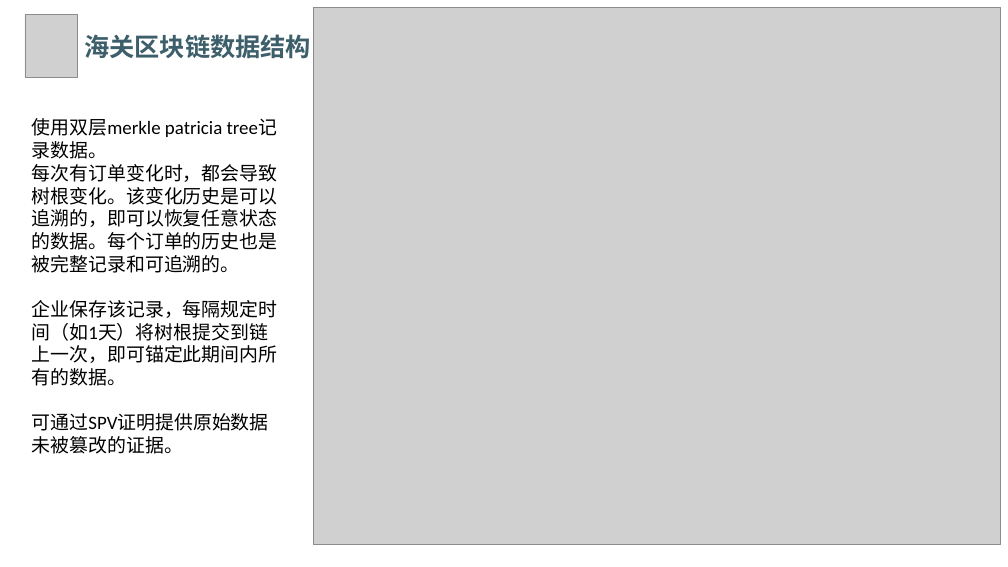
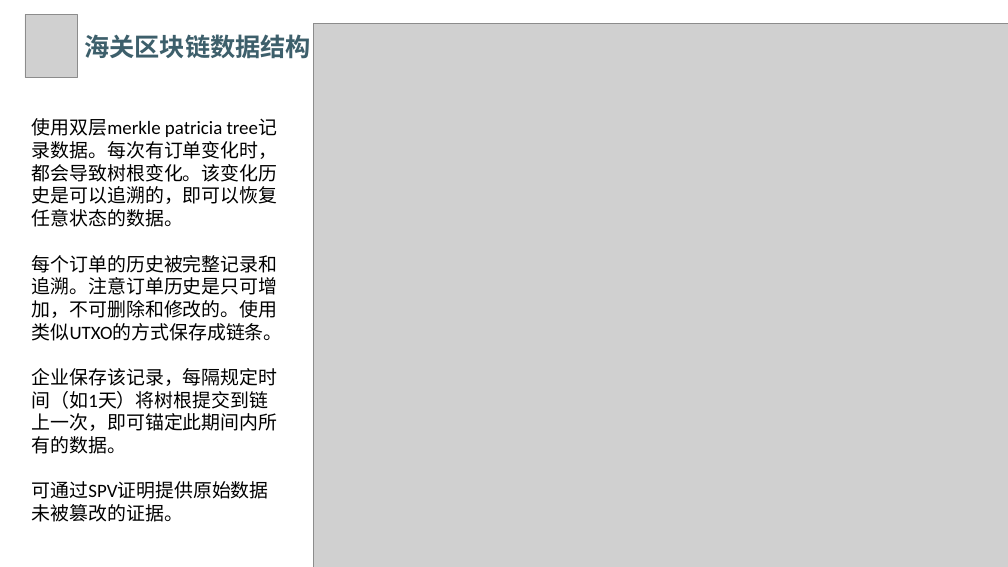
Before and after one commit to maodaishan/eos_doc, a slide deck: slide 26 of 其他ppt等/区块链介绍及个人项目介绍.pptx. Drawn at 1008x567 pixels with LibreOffice and Linux fonts; fonts in the diff are those of the drawing; grey boxes stand for pictures; background and template pictures are left out. Boxes give left, top, right and bottom in pixels: in the first picture for what was removed or moved away, otherwise in the second. Text is boxed around its words. In the diff, an @@ line names an element or a change of style, - is before the commit and + after.

Commit message:
更新ppt

```diff
--- a/其他ppt等/区块链介绍及个人项目介绍.pptx
+++ b/其他ppt等/区块链介绍及个人项目介绍.pptx
@@ picture resized from (x1=314, y1=8, x2=1001, y2=545) to (x1=314, y1=23, x2=1008, y2=567) @@
@@ text at (x1=32, y1=118, x2=283, y2=341): text changed @@
-使用双层merkle patricia tree记录数据。
-每次有订单变化时，都会导致树根变化。该变化历史是可以追溯的，即可以恢复任意状态的数据。每个订单的历史也是被完整记录和可追溯的。
+使用双层merkle patricia tree记录数据。每次有订单变化时，都会导致树根变化。该变化历史是可以追溯的，即可以恢复任意状态的数据。
+每个订单的历史被完整记录和追溯。注意订单历史是只可增加，不可删除和修改的。使用类似UTXO的方式保存成链条。
```
